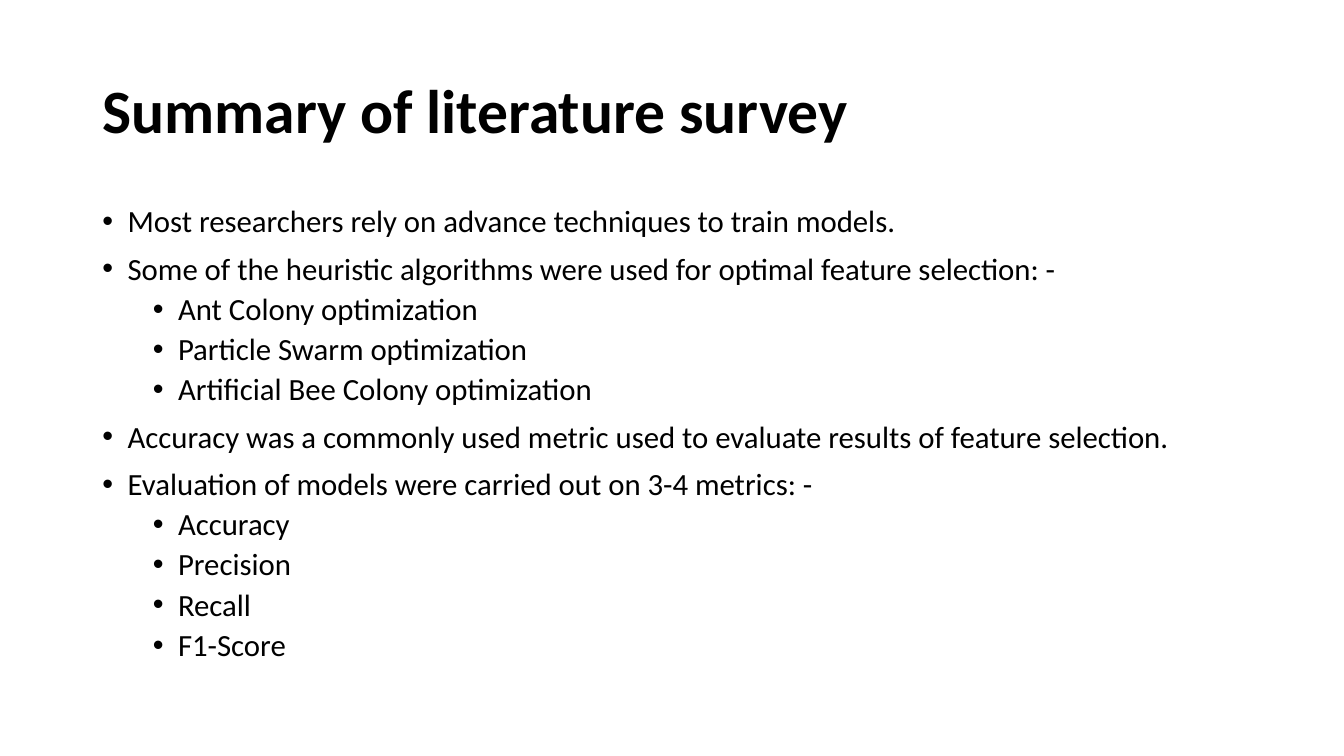
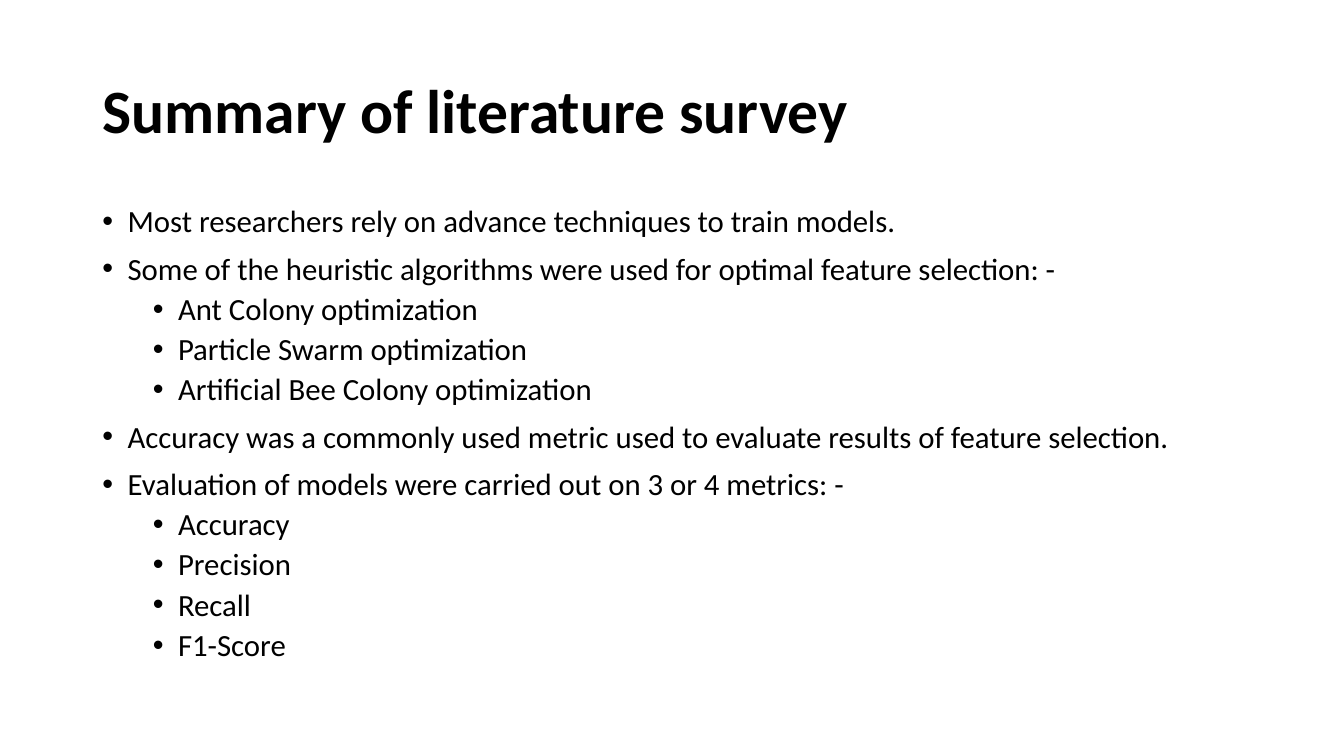
Before and after one commit to taruchit/BITS_dissertation, a slide deck: slide 3 of Documentation/Final_document/To Establish Baseline for Threat Detection.pptx. Drawn at 1344x756 pixels with LibreOffice and Linux fonts; fonts in the diff are those of the drawing. Boxes give left, top, right and bottom in pixels: in the first picture for what was removed or moved away, otherwise in the second. Text is boxed around its words. In the diff, an @@ line names an element or a change of style, - is before the commit and + after.

```diff
--- a/Documentation/Final_document/To Establish Baseline for Threat Detection.pptx
+++ b/Documentation/Final_document/To Establish Baseline for Threat Detection.pptx
@@ text at (128,473,827,496): text changed @@
-• Evaluation of models were carried out on 3-4 metrics: -
+• Evaluation of models were carried out on 3 or 4 metrics: -
```
Also in this commit, not shown: 5 other slides changed, 45 slides added.
